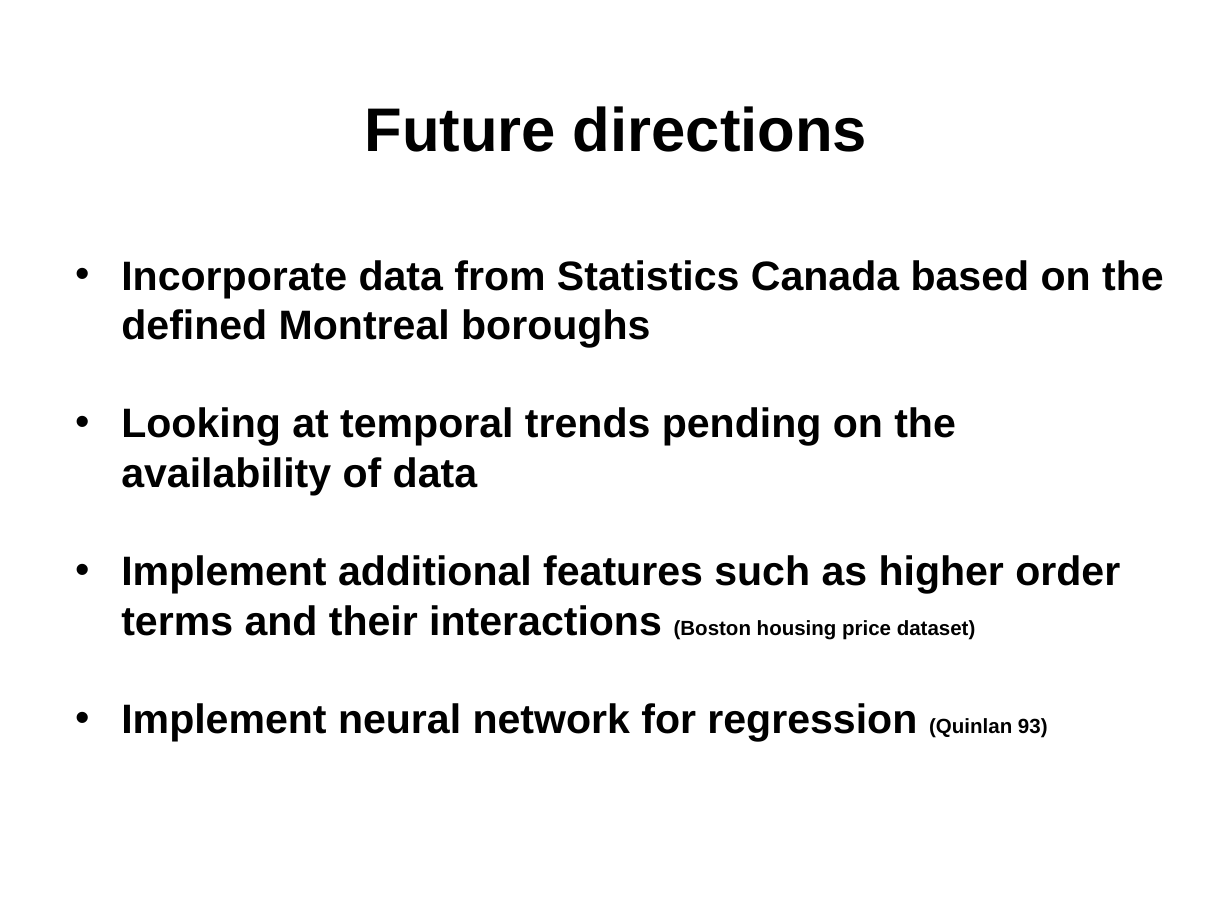
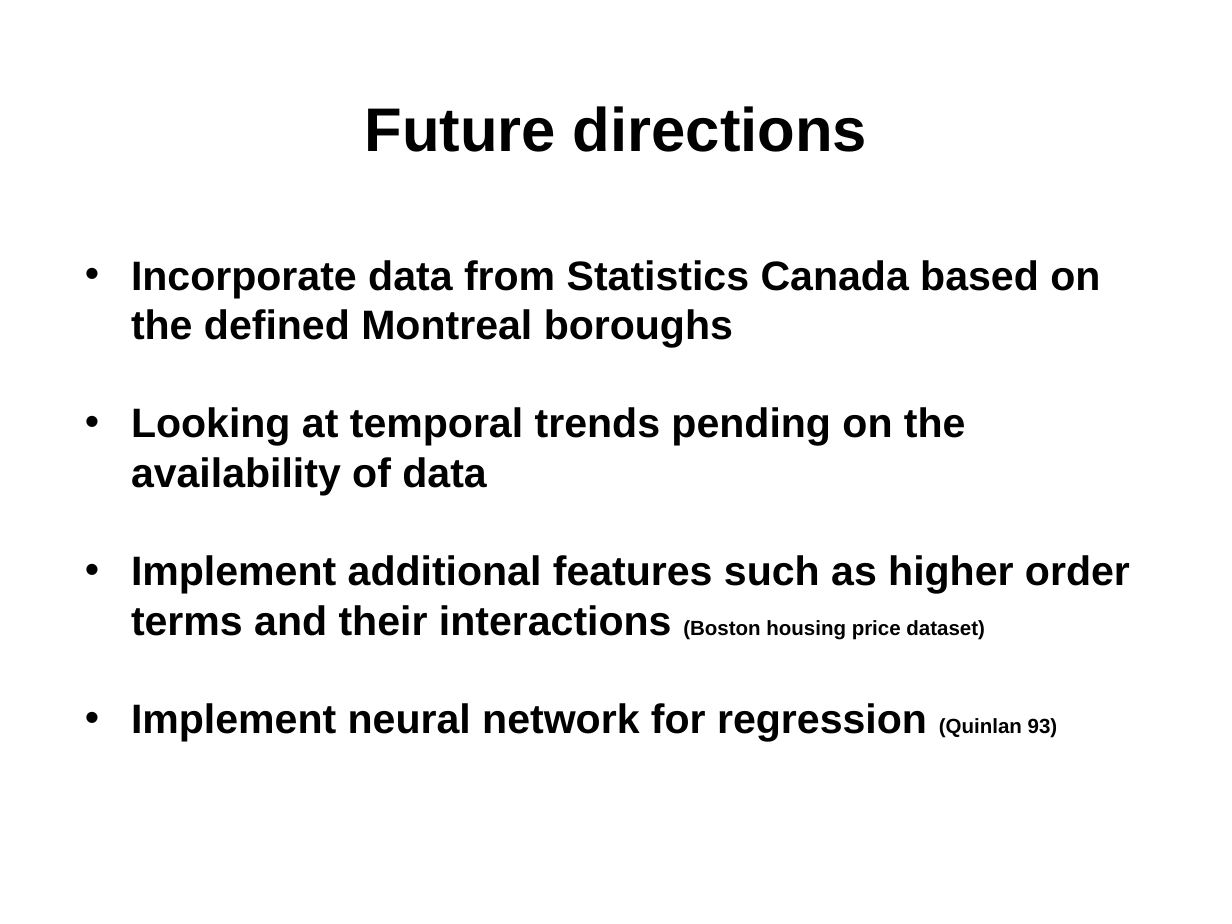
Before and after one commit to npow/centris, a slide deck: slide 7 of presentation/DaveNissanEmil2014MachineLearning.pptx. Drawn at 1232x924 pixels with LibreOffice and Linux fonts; fonts in the diff are those of the drawing. Boxes give left, top, right and bottom in pixels: in the first picture for what was removed or moved away, otherwise in the second. Text is boxed around its words. In the diff, an @@ line names an element or a change of style, - is before the commit and + after.

```diff
--- a/presentation/DaveNissanEmil2014MachineLearning.pptx
+++ b/presentation/DaveNissanEmil2014MachineLearning.pptx
@@ text "Incorporate data from Statistics Canada ..." rewrapped from [121, 260, 1164, 741] to [131, 260, 1130, 741] @@
```
Also in this commit, not shown: 1 other slide changed, 1 other file.
